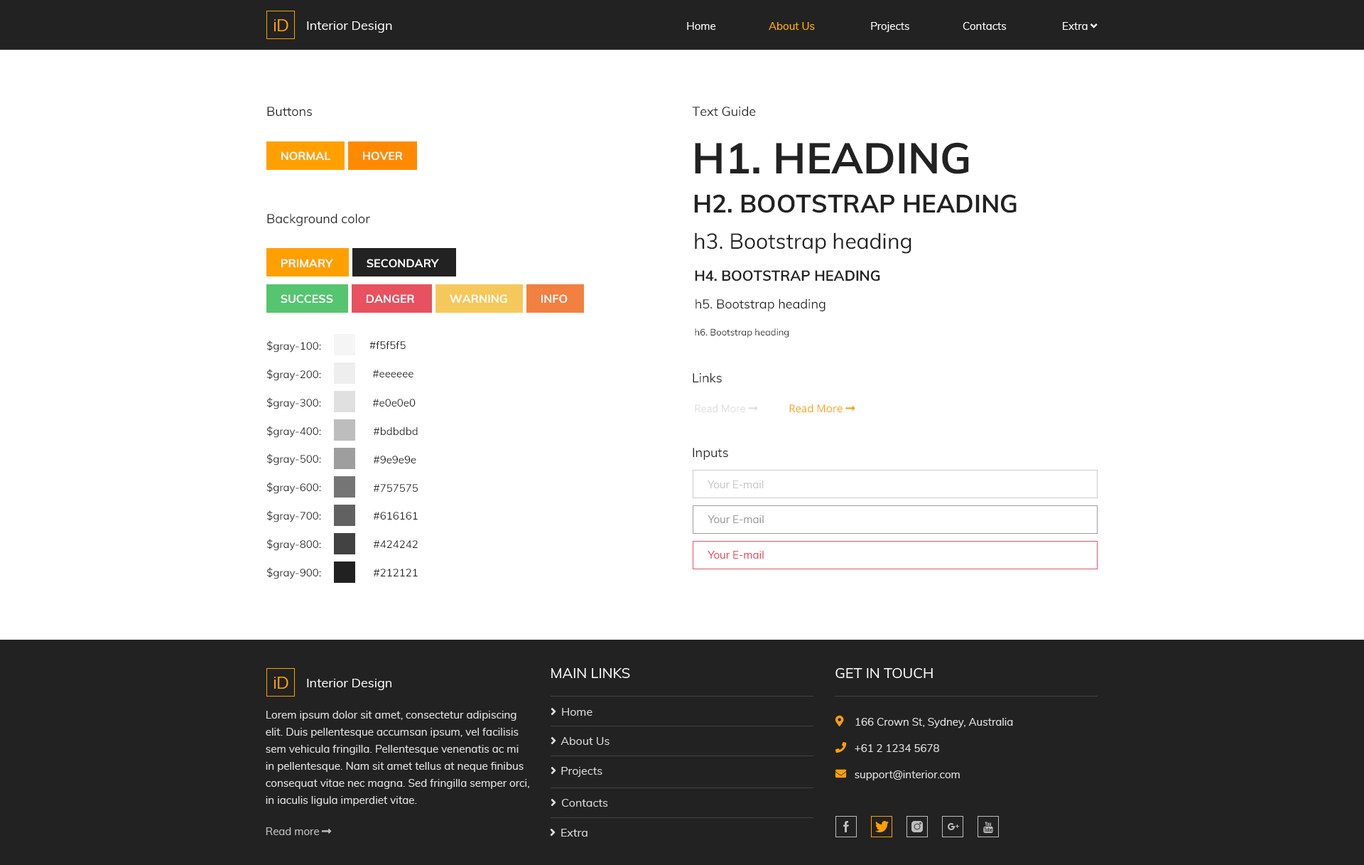
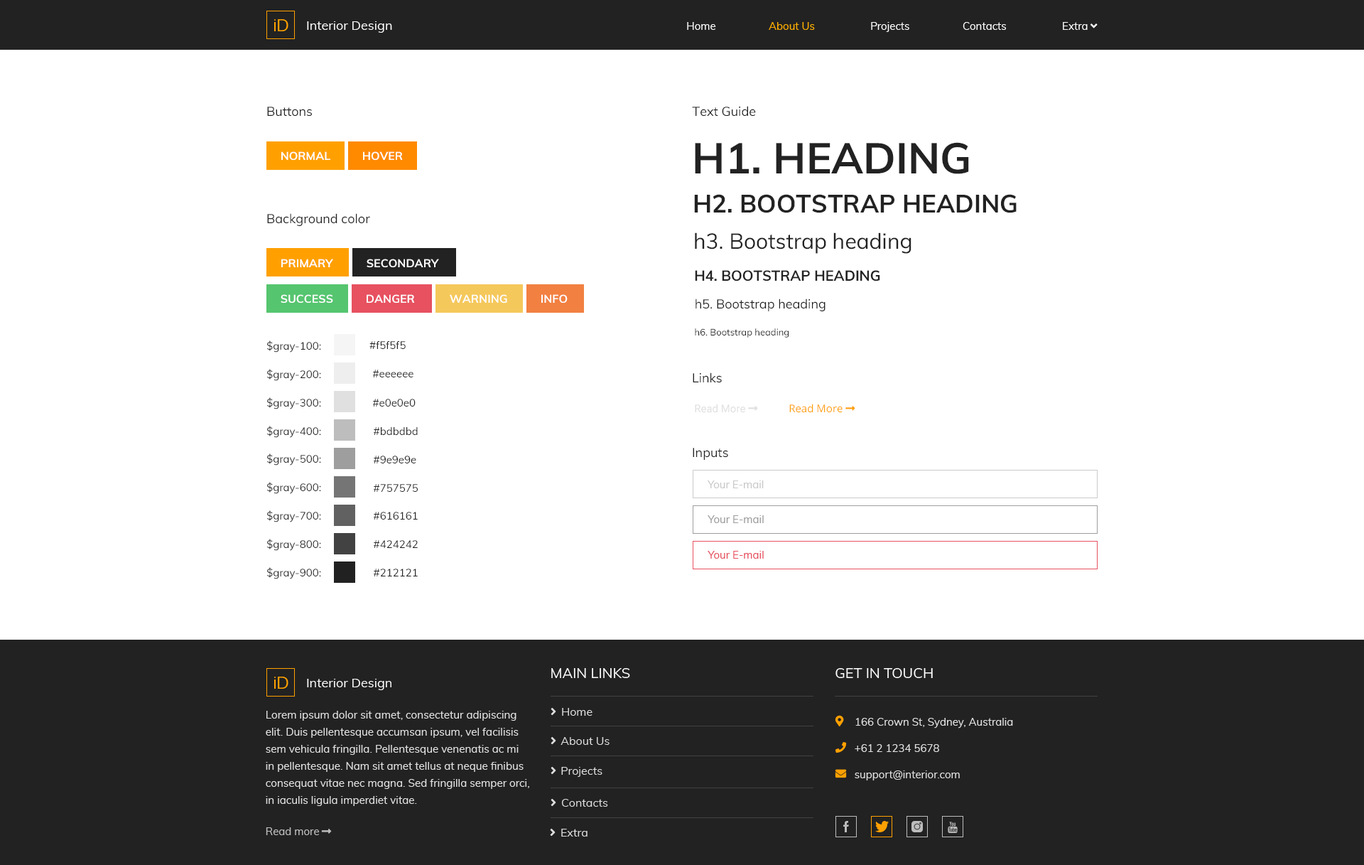
Two versions of the same layered image (1364 × 865). Layer-by-layer changes:
painted on "footer" over [947, 815, 999, 837]
